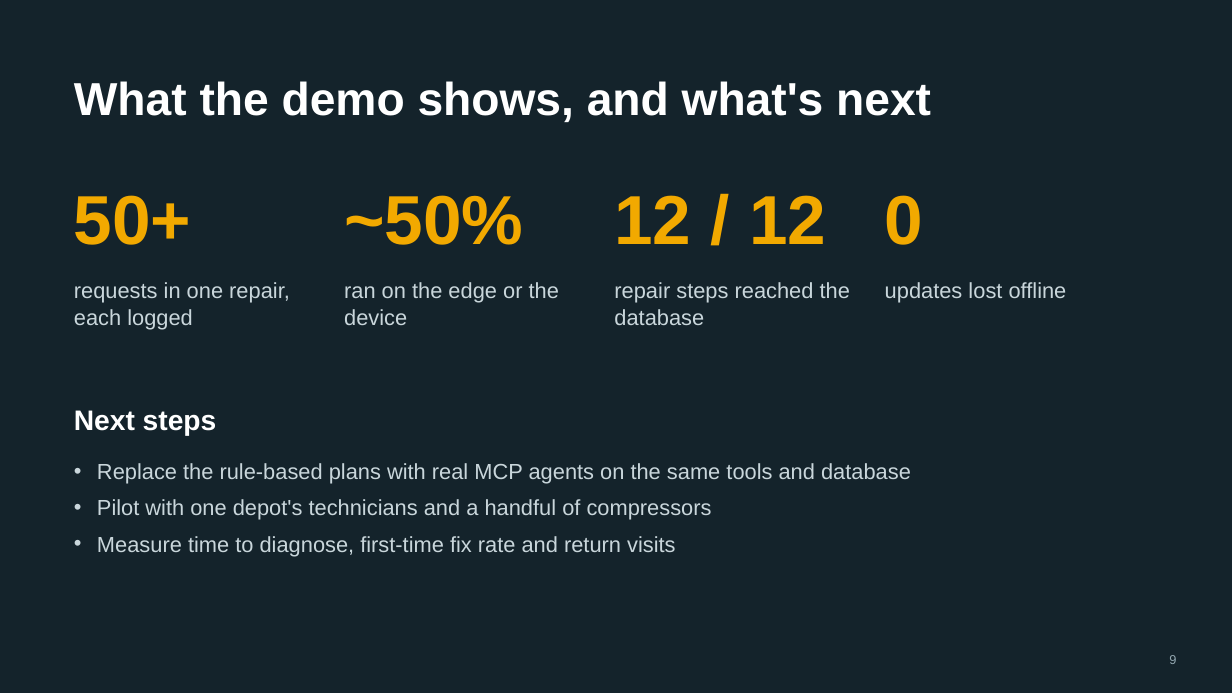
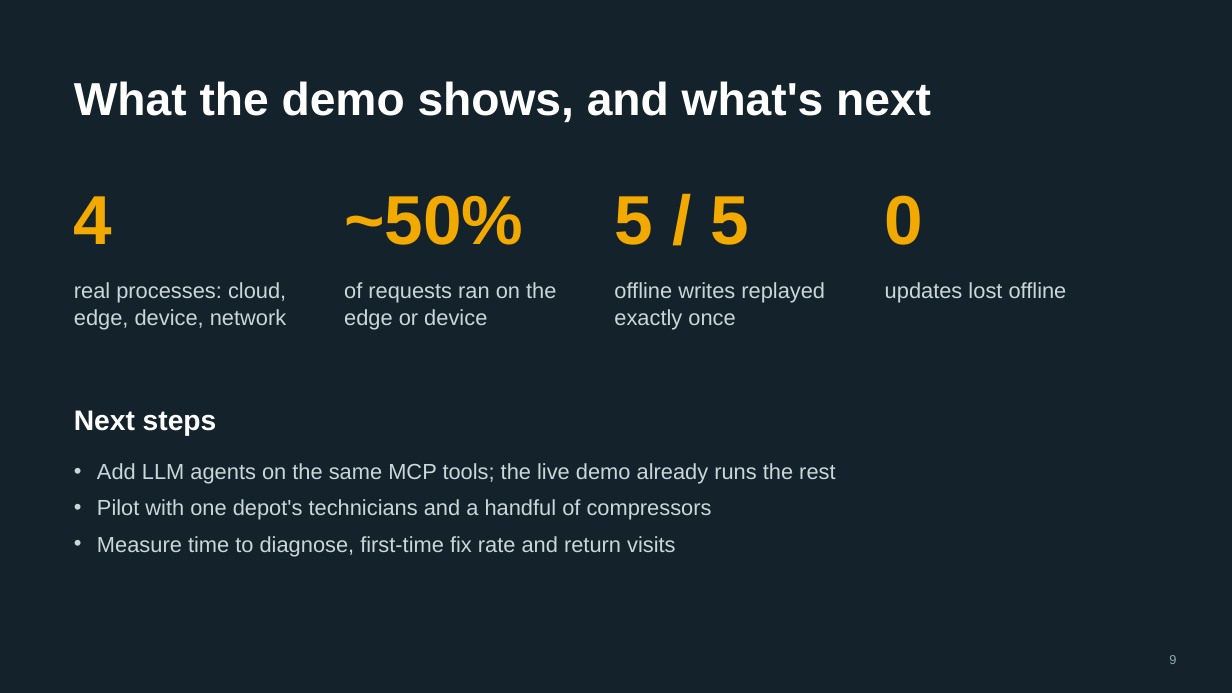
Before and after one commit to chandra50/hybrid-ai-service, a slide deck: slide 9 of docs/hybrid-ai-brief.pptx. Drawn at 1232x693 pixels with LibreOffice and Linux fonts; fonts in the diff are those of the drawing. Boxes give left, top, right and bottom in pixels: in the first picture for what was removed or moved away, otherwise in the second. Text is boxed around its words. In the diff, an @@ line names an element or a change of style, - is before the commit and + after.

```diff
--- a/docs/hybrid-ai-brief.pptx
+++ b/docs/hybrid-ai-brief.pptx
@@ text at <box>74,196,113,244</box>: text changed @@
-50+
+4
@@ text at <box>614,196,750,245</box>: text changed @@
-12 / 12
+5 / 5
@@ text at <box>74,282,287,329</box>: text changed @@
-requests in one repair, each logged
+real processes: cloud, edge, device, network
@@ text at <box>344,282,556,329</box>: text changed @@
-ran on the edge or the device
+of requests ran on the edge or device
@@ text at <box>614,282,825,329</box>: text changed @@
-repair steps reached the database
+offline writes replayed exactly once
@@ text at <box>97,463,835,483</box>: text changed @@
-• Replace the rule-based plans with real MCP agents on the same tools and database
+• Add LLM agents on the same MCP tools; the live demo already runs the rest
```
Also in this commit, not shown: 25 other files.
